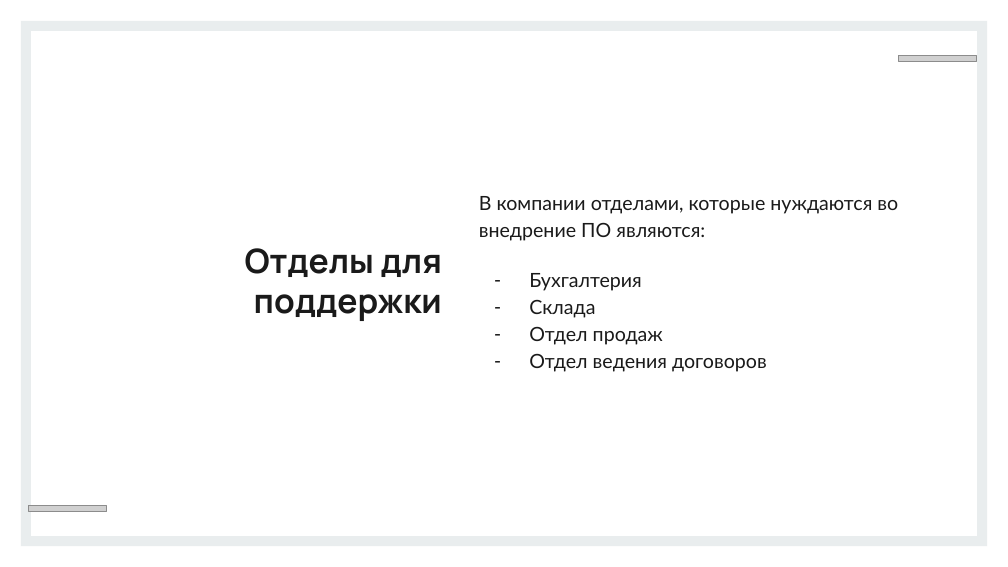
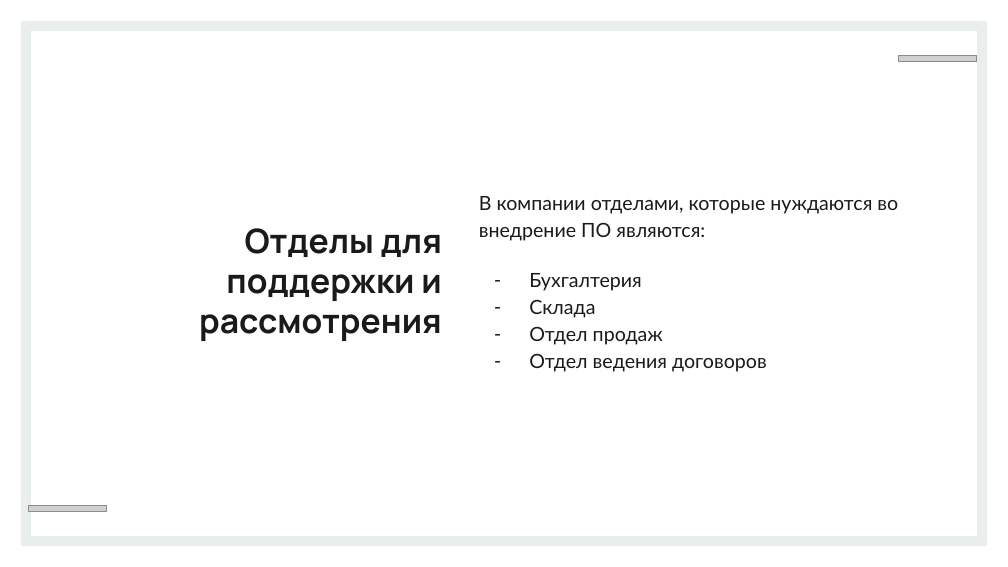
Before and after one commit to Kolonin-Gleb-Studying/SIT, a slide deck: slide 6 of Отчёт об эффективности СИТ студенты/София.pptx (slide 5 before the commit). Drawn at 1008x567 pixels with LibreOffice and Linux fonts; fonts in the diff are those of the drawing; grey boxes stand for pictures. Boxes give left, top, right and bottom in pixels: in the first picture for what was removed or moved away, otherwise in the second. Text is boxed around its words. In the diff, an @@ line names an element or a change of style, - is before the commit and + after.

```diff
--- a/Отчёт об эффективности СИТ студенты/София.pptx
+++ b/Отчёт об эффективности СИТ студенты/София.pptx
@@ title at (199, 228, 442, 341): text changed @@
-Отделы для поддержки
+Отделы для поддержки и рассмотрения
```
Also in this commit, not shown: 3 other slides changed, 23 slides added, 1 slide removed, 3 other files.
